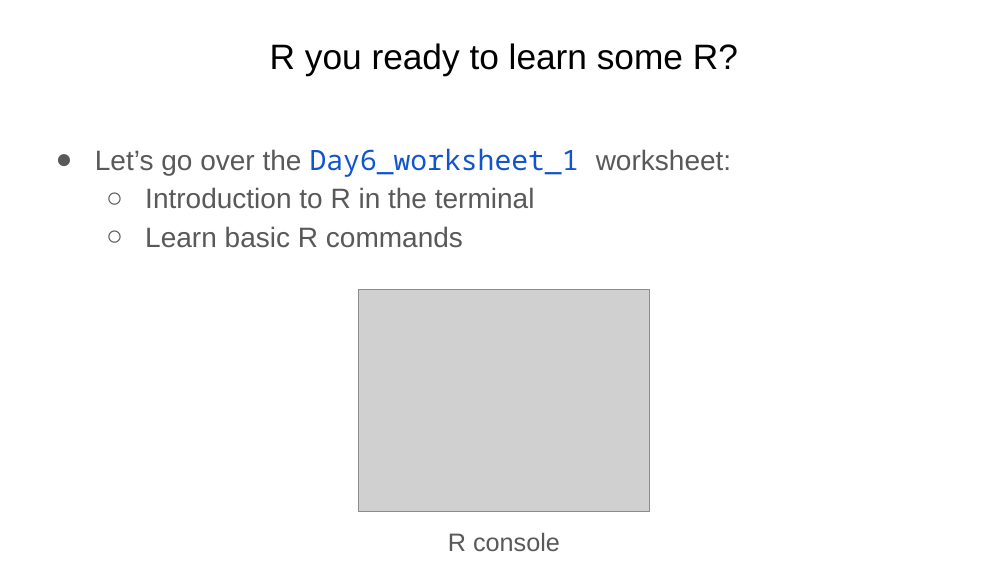
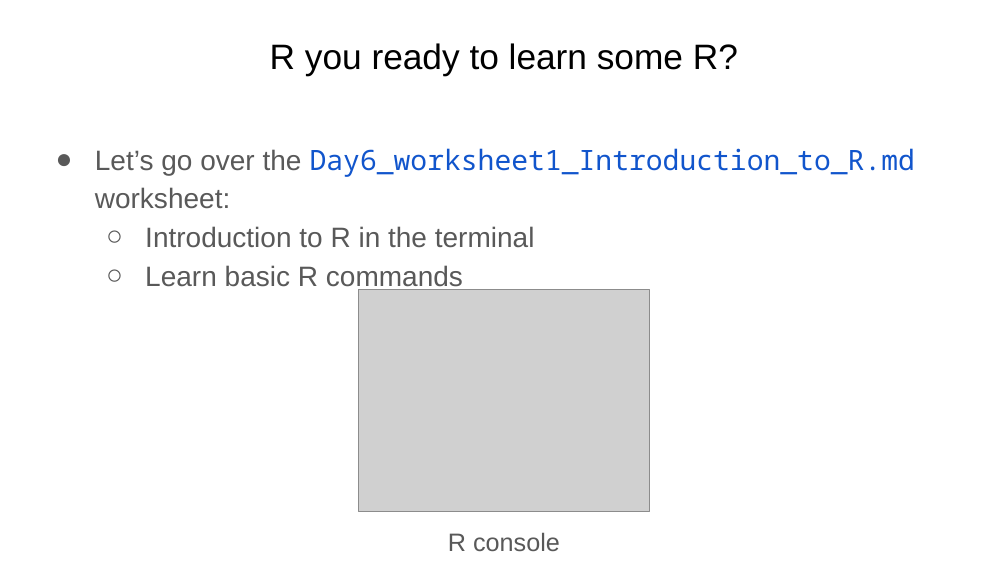
Before and after one commit to Dowell-Lab/srworkshop, a slide deck: slide 7 of day06/slides/Day6_slides.pptx. Drawn at 1008x567 pixels with LibreOffice and Linux fonts; fonts in the diff are those of the drawing; grey boxes stand for pictures. Boxes give left, top, right and bottom in pixels: in the first picture for what was removed or moved away, otherwise in the second. Text is boxed around its words. In the diff, an @@ line names an element or a change of style, - is before the commit and + after.

```diff
--- a/day06/slides/Day6_slides.pptx
+++ b/day06/slides/Day6_slides.pptx
@@ text at <box>95,148,915,209</box>: text changed; font Arial to Noto Sans Mono; text colour #595959 to #1155CC @@
-● Let’s go over the Day6_worksheet_1 worksheet:
+● Let’s go over the Day6_worksheet1_Introduction_to_R.md worksheet:
```
Also in this commit, not shown: 4 other slides changed, 1 other file.
